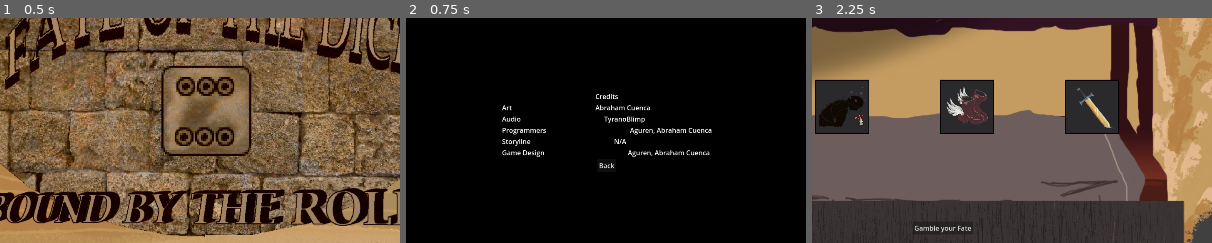
Above: before the commit, frames 1-3 (left to right).
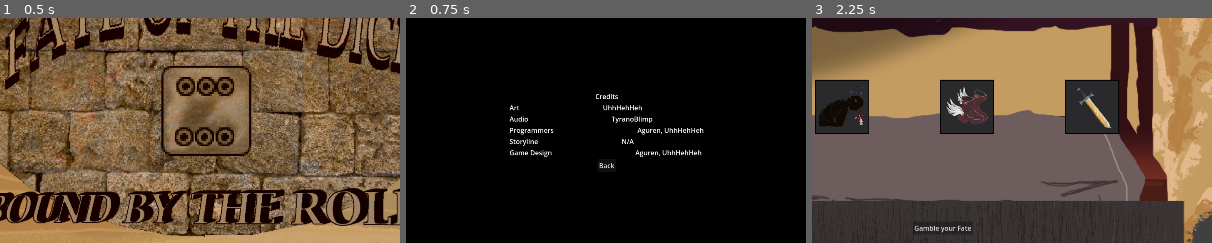
Above: after the commit, the same moments.

Repository: sentientfish/brackygamejam20251
Game: Godot game, scene res://ui/main_menu.tscn
The game is run twice, just before and just after one commit, with the same random seed, the same clock (stepped at 60 frames per second) and the same inputs. Sound files missing from this copy of the repository are replaced by a short silence.
Inputs:
- Up to frame 1 (0.5 s): no input
- Up to frame 2 (0.75 s): click "Credits" at 0.5 s
- Up to frame 3 (2.25 s): click "Back" at 1.25 s; click "Start" at 2 s
The pictures show only the part of the screen within x 25-75%, y 25-75%; the shares and areas given below are measured in that part.

Frame 1 is identical in both runs. In frame 2, 1.9% of the frame differs, in the area x 24-77%, y 38-62%; in frame 3, nothing differs.

Commit message:
Update build

Diff:
--- a/ui/credits.tscn
+++ b/ui/credits.tscn
@@ -45,7 +45,7 @@
 
 [node name="Label2" type="Label" parent="MarginContainer/VBoxContainer/CreditsArtsContainer"]
 layout_mode = 2
-text = "Abraham Cuenca"
+text = "UhhHehHeh"
 
 [node name="CreditsMusicContainer" type="HBoxContainer" parent="MarginContainer/VBoxContainer"]
 layout_mode = 2
@@ -69,7 +69,7 @@
 
 [node name="Label2" type="Label" parent="MarginContainer/VBoxContainer/CreditsProgrammerContainer"]
 layout_mode = 2
-text = "Aguren, Abraham Cuenca"
+text = "Aguren, UhhHehHeh"
 
 [node name="CreditsStorylineContainer" type="HBoxContainer" parent="MarginContainer/VBoxContainer"]
 layout_mode = 2
@@ -93,7 +93,7 @@
 
 [node name="Label2" type="Label" parent="MarginContainer/VBoxContainer/CreditsGameDesignContainer"]
 layout_mode = 2
-text = "Aguren, Abraham Cuenca"
+text = "Aguren, UhhHehHeh"
 
 [node name="CreditsBackButton" type="Button" parent="MarginContainer/VBoxContainer"]
 layout_mode = 2
